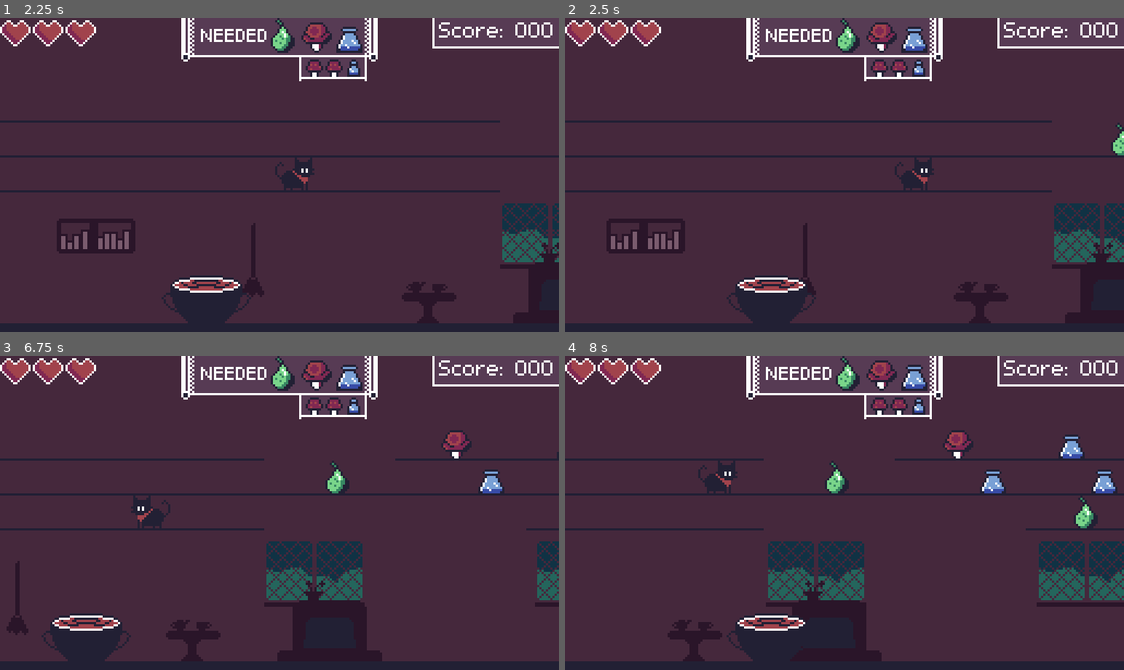
Above: before the commit, frames 1-4 (two rows, left to right).
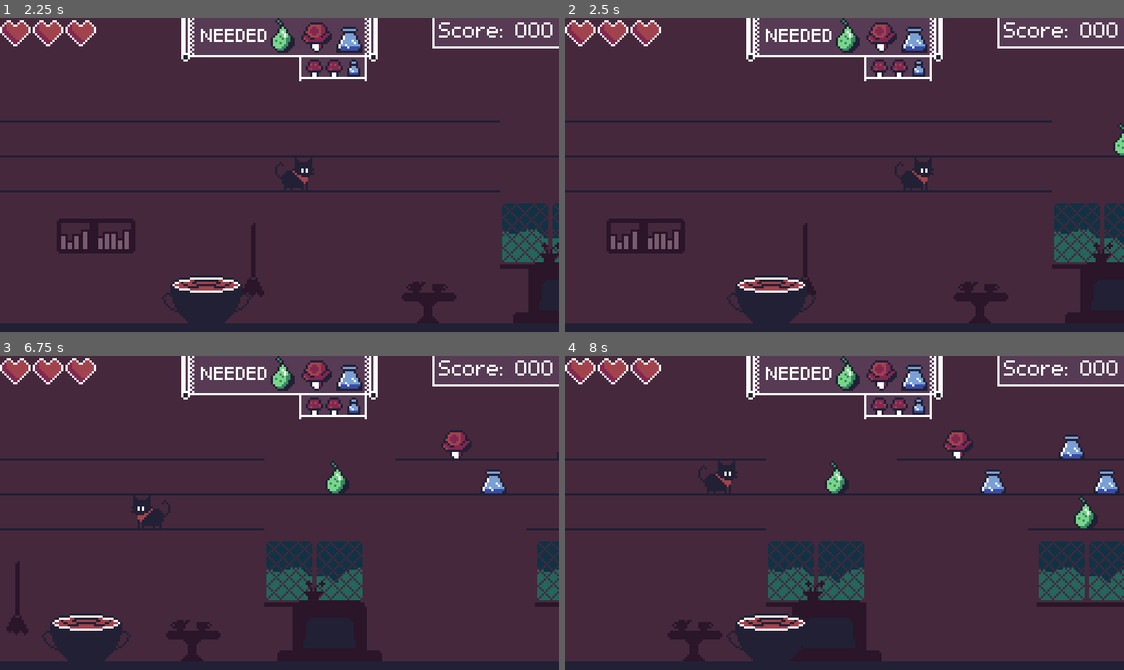
Above: after the commit, the same moments.

Repository: Bazooh/BlackCatJam
Game: Godot game, scene res://ui/menu.tscn
Two runs of this game, one before a commit and one after it. Both use one fixed random seed, a clock stepped at 60 frames per second and the inputs below.
Inputs:
- Up to frame 1 (2.25 s): click "Start" at 0.5 s; hold Right (right) 1.28-2.03 s; hold S (down) from 2.03 s (still down)
- Up to frame 2 (2.5 s): keep holding S (down)
- Up to frame 3 (6.75 s): release S (down) at 2.78 s; hold Right (right) 2.78-3.53 s; hold W (up) 3.53-4.28 s; hold A (left) 4.28-5.78 s; hold S (down) 5.78-6.53 s; hold Right (right) from 6.53 s (still down)
- Up to frame 4 (8 s): release Right (right) at 7.28 s; hold W (up) from 7.28 s (still down)

Frame 1 is identical in both runs. In frame 2, 0.1% of the frame differs, in the area x 97-100%, y 33-44%; in frame 3, 0.1%; in frame 4, 0.2%, in the area x 35-100%, y 32-56%.

Commit message:
fix height crash

Diff:
--- a/entities/witch.gd
+++ b/entities/witch.gd
@@ -12,7 +12,7 @@
 @onready var difficulty_timer: Timer = %DifficultyTimer
 var _difficulty: int = 0
 var difficulty: float:
-	get: return _difficulty + difficulty_timer.time_left / difficulty_timer.wait_time
+	get: return _difficulty + (0.0 if difficulty_timer.time_left == difficulty_timer.wait_time else difficulty_timer.time_left / difficulty_timer.wait_time)
 	set(_x): push_warning("difficulty is read-only (use _difficulty instead)")
 
 var ingredients_scene := {}
--- a/level/level_generator.gd
+++ b/level/level_generator.gd
@@ -15,8 +15,9 @@
 @export var chunk_length: int = 5
 @export var n_chunks: int = 2
 @export var start_height: int = 3
+@export var max_height: int = 5
 var height: int:
-	get: return start_height + int(witch.difficulty / 3)
+	get: return min(start_height + int(witch.difficulty / 3), max_height)
 	set(_x): push_warning("height is read-only")
 
 @export var start_speed: float = 20.0
@@ -140,6 +141,10 @@
 
 
 func move_grid() -> void:
+	if grid[0].size() < height:
+		for x in range(chunk_length * n_chunks):
+			grid[x].append(false)
+
 	for y in range(height):
 		for x in range(chunk_length * (n_chunks - 1)):
 			grid[x][y] = grid[x + chunk_length][y]
